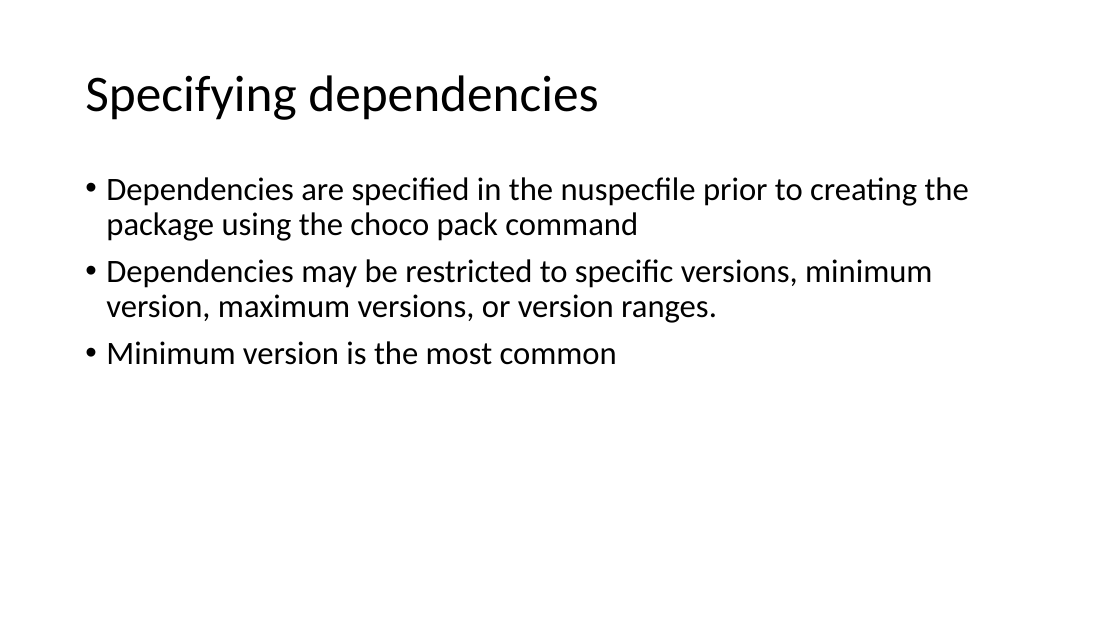
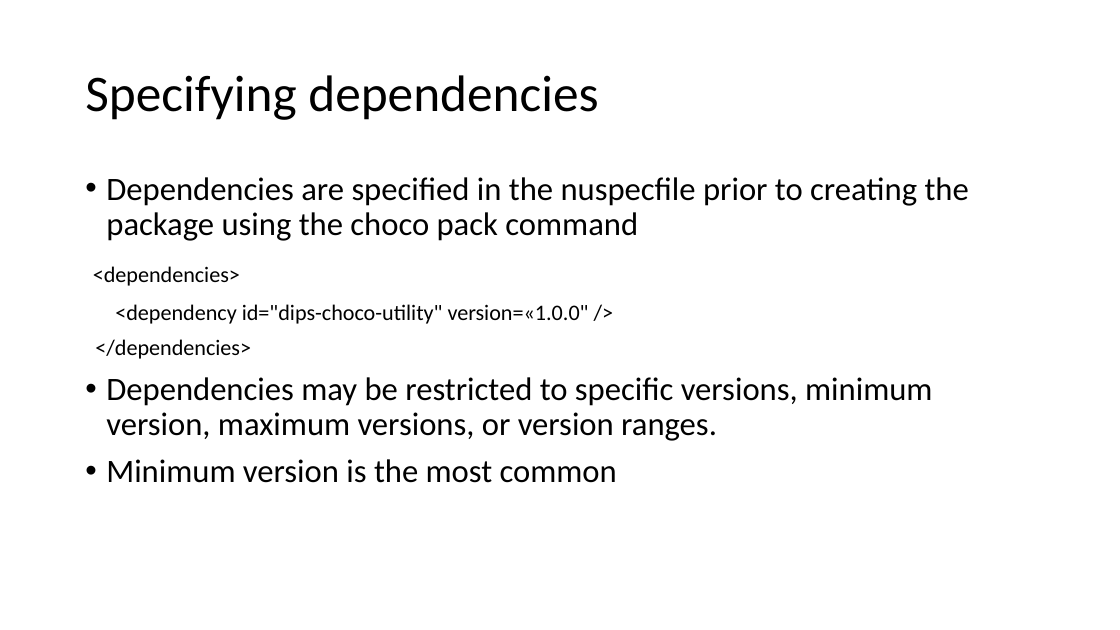
Before and after one commit to DIPSAS/InstallationTech, a slide deck: slide 27 of docs/InstallationCourse.pptx. Drawn at 1120x630 pixels with LibreOffice and Linux fonts; fonts in the diff are those of the drawing. Boxes give left, top, right and bottom in pixels: in the first picture for what was removed or moved away, otherwise in the second. Text is boxed around its words. In the diff, an @@ line names an element or a change of style, - is before the commit and + after.

```diff
--- a/docs/InstallationCourse.pptx
+++ b/docs/InstallationCourse.pptx
@@ text at bbox=[93, 266, 589, 359]: paragraphs added @@
+<dependencies>
+<dependency id="dips-choco-utility" version=«1.0.0" />
+</dependencies>
```
Also in this commit, not shown: 6 other slides changed, 2 slides added.
